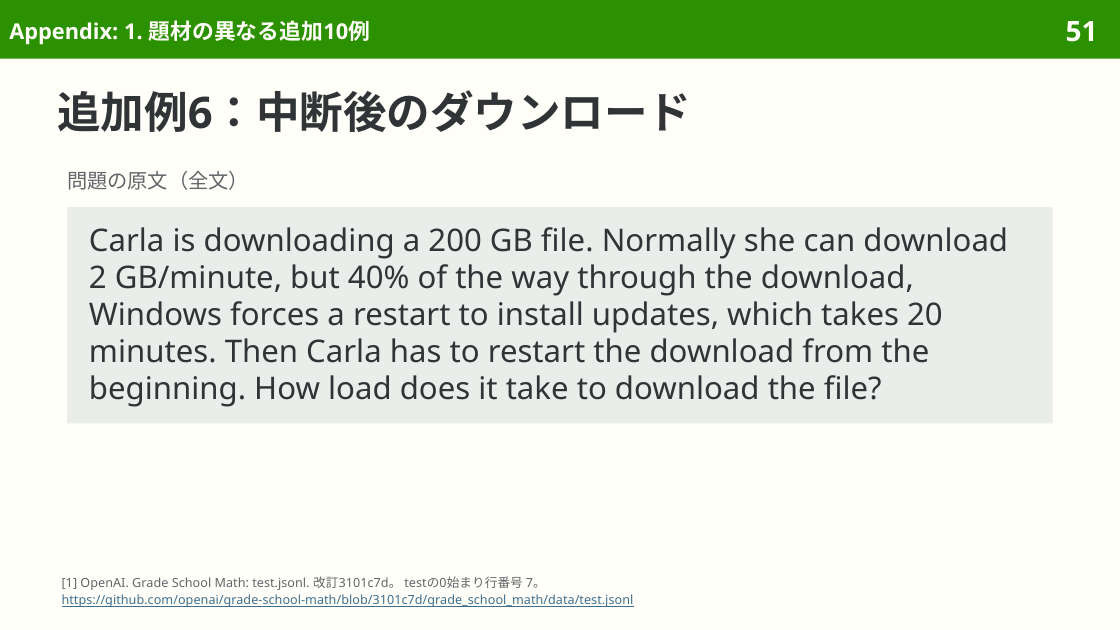
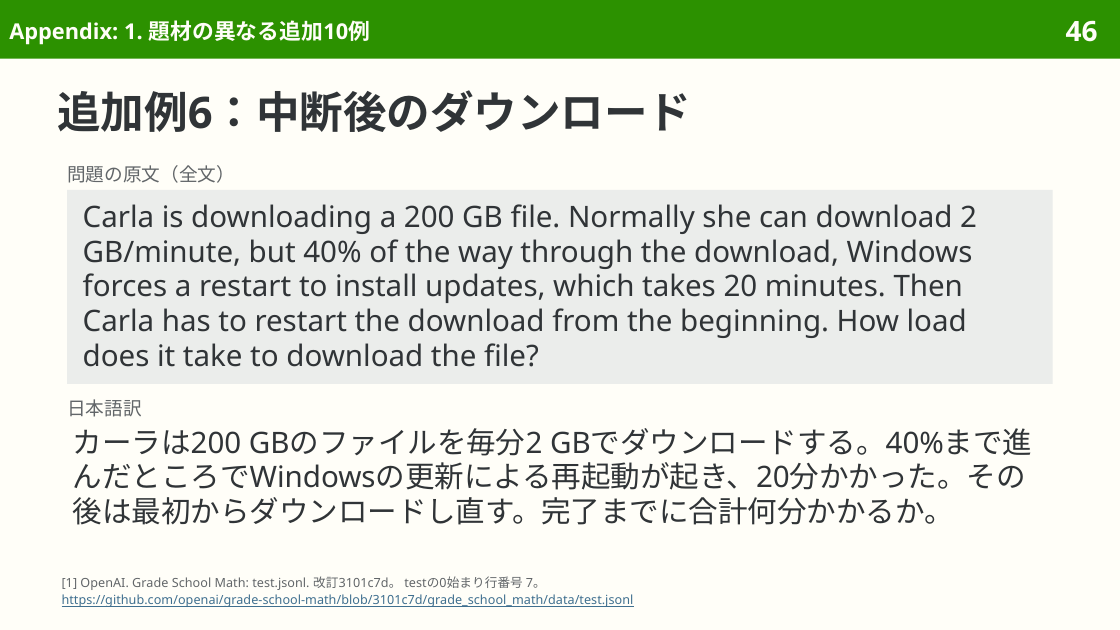
Before and after one commit to sasakiy84/datasets-in-10-minutes, a slide deck: slide 46 of slides/datasets-in-10-minutes-gsm8k.pptx (slide 51 before the commit). Drawn at 1120x630 pixels with LibreOffice and Linux fonts; fonts in the diff are those of the drawing. Boxes give left, top, right and bottom in pixels: in the first picture for what was removed or moved away, otherwise in the second. Text is boxed around its words. In the diff, an @@ line names an element or a change of style, - is before the commit and + after.

```diff
--- a/slides/datasets-in-10-minutes-gsm8k.pptx
+++ b/slides/datasets-in-10-minutes-gsm8k.pptx
@@ page number at box(1066, 20, 1098, 42): text changed @@
-51
+46
@@ text "問題の原文（全文）" at box(67, 165, 235, 183): size 13 to 12 pt @@
@@ rectangle "Carla is downloading a 200 ...": place and size @@
-rectangle "Carla is downloading a 200 ..." at box(67, 207, 1053, 423)
+rectangle "Carla is downloading a 200 ..." at box(67, 189, 1053, 383)
@@ rectangle "Carla is downloading a 200 ..." at box(67, 189, 1053, 383): size 20 to 19 pt; line spacing 23.8pt to 22.2pt; vertical alignment middle to top @@
@@ text added at box(67, 399, 142, 417), 12 pt, text #626669 @@
+日本語訳
@@ text added at box(73, 428, 1032, 525), 19 pt, text #303437 @@
+カーラは200 GBのファイルを毎分2 GBでダウンロードする。40%まで進んだところでWindowsの更新による再起動が起き、20分かかった。その後は最初からダウンロードし直す。完了までに合計何分かかるか。
```
Also in this commit, not shown: 21 other slides changed, 9 slides removed, 4 other files.
